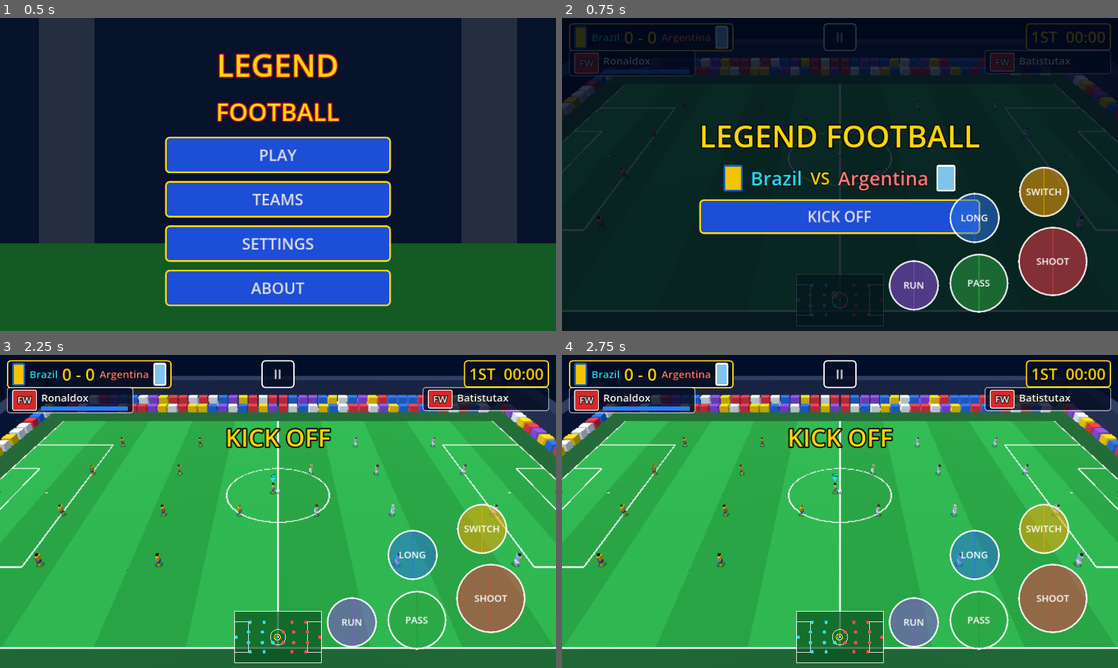
Above: before the commit, frames 1-4 (two rows, left to right).
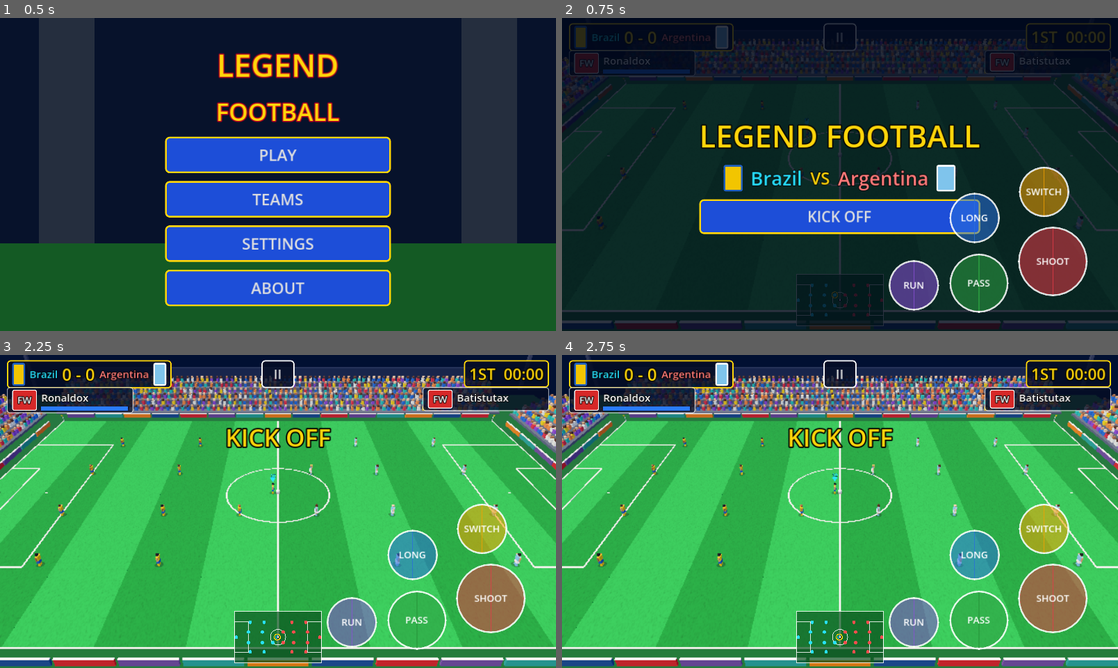
Above: after the commit, the same moments.

Repository: saaalk455-blip/Legend-Football-
Game: Godot game, scene res://scenes/main_menu.tscn
Two runs of this game, one before a commit and one after it. Both use one fixed random seed, a clock stepped at 60 frames per second and the inputs below.
Inputs:
- Up to frame 1 (0.5 s): no input
- Up to frame 2 (0.75 s): click "PLAY" at 0.5 s
- Up to frame 3 (2.25 s): click "II" at 1.25 s; click "KICK OFF" at 2 s
- Up to frame 4 (2.75 s): no input

Frame 1 is identical in both runs. In frame 2, 3.8% of the frame differs, in the area x 0-100%, y 6-100%; in frame 3, 15%, in the area x 0-100%, y 0-100%; in frame 4, 15%.

Commit message:
Graphics: stadium with tiered animated crowd, ad boards, flags, floodlights, textured grass, filmic tonemap
Co-Authored-By: Claude Sonnet 5.5 <noreply@anthropic.com>
Claude-Session: https://claude.ai/code/session_017XVsjNCat4JJGNMQ9QTcfi

Diff:
--- a/scripts/game.gd
+++ b/scripts/game.gd
@@ -76,6 +76,7 @@
 var last_touch_name := ""
 var cam_z := 0.0
 var sfx: Sfx
+var stadium: Stadium
 var _running := false
 
 # match flow
@@ -190,11 +191,19 @@
 	e.ambient_light_source = Environment.AMBIENT_SOURCE_COLOR
 	e.ambient_light_color = Color(0.7, 0.72, 0.85)
 	e.ambient_light_energy = 0.6
+	e.tonemap_mode = Environment.TONE_MAPPER_FILMIC
+	e.fog_enabled = true
+	e.fog_light_color = Color("0b1a3a")
+	e.fog_density = 0.0025
 	env.environment = e
 	add_child(env)
 	var sun := DirectionalLight3D.new()
 	sun.rotation_degrees = Vector3(-60, 25, 0)
-	sun.light_energy = 0.9
+	sun.light_energy = 1.0
+	sun.light_color = Color("fff1d6")
+	if Global.quality >= 2:
+		sun.shadow_enabled = true
+		sun.directional_shadow_max_distance = 110.0
 	add_child(sun)
 
 
@@ -202,8 +211,9 @@
 	var bands := 10
 	var band_len := PITCH_L / bands
 	for i in bands:
-		var c := Color("1f9d3a") if i % 2 == 0 else Color("27b046")
-		_box(Vector3(PITCH_W, 0.1, band_len), Vector3(0, -0.05, -HALF_L + band_len * (i + 0.5)), c)
+		var c := Color("1c9236") if i % 2 == 0 else Color("2cb64a")
+		var band := _box(Vector3(PITCH_W, 0.1, band_len), Vector3(0, -0.05, -HALF_L + band_len * (i + 0.5)), c)
+		band.material_override = Stadium.grass_material(c)
 	_box(Vector3(PITCH_W + 40, 0.1, PITCH_L + 40), Vector3(0, -0.2, 0), Color("14602a"))
 
 	var white := Color("f2f2f2")
@@ -250,23 +260,9 @@
 		_net(Vector3(0.05, GOAL_H, 2.0), Vector3(-GOAL_W / 2.0, GOAL_H / 2.0, gz + s * 1.0))
 		_net(Vector3(0.05, GOAL_H, 2.0), Vector3(GOAL_W / 2.0, GOAL_H / 2.0, gz + s * 1.0))
 		_net(Vector3(GOAL_W, 0.05, 2.0), Vector3(0, GOAL_H, gz + s * 1.0))
-	# Simple crowd: coloured blocks around the pitch
-	var rng := RandomNumberGenerator.new()
-	rng.seed = 7
-	var cols := [Color("e63946"), Color("ffd60a"), Color("2a6fdb"), Color("f1faee"), Color("8a4fd6")]
-	for i in 42:
-		var z := -HALF_L + (PITCH_L * i / 41.0)
-		for row in 2:
-			for sx in [-1, 1]:
-				_box(Vector3(2.0, 1.6 + row * 1.2, 2.2), Vector3(sx * (HALF_W + 6.0 + row * 2.4), 1.0 + row * 1.0, z), cols[rng.randi() % cols.size()])
-	for i in 26:
-		var x := -HALF_W - 6.0 + (PITCH_W + 12.0) * float(i) / 25.0
-		for sz in [-1, 1]:
-			_box(Vector3(2.4, 1.6, 2.2), Vector3(x, 1.0, sz * (HALF_L + 6.0)), cols[rng.randi() % cols.size()])
-	for sx in [-1, 1]:
-		_box(Vector3(4.0, 7.0, PITCH_L + 10), Vector3(sx * (HALF_W + 12.0), 3.5, 0), Color("22304f"))
-	for sz in [-1, 1]:
-		_box(Vector3(PITCH_W + 24.0, 6.0, 4.0), Vector3(0, 3.0, sz * (HALF_L + 9.5)), Color("22304f"))
+	stadium = Stadium.new()
+	add_child(stadium)
+	stadium.build(HALF_W, HALF_L)
 
 
 func _build_teams() -> void:
@@ -878,6 +874,7 @@
 	var who := last_touch_name
 	if last_touch_team != scorer:
 		who = "OWN GOAL"
+	stadium.excite = 1.0
 	hud.set_score(score[0], score[1])
 	hud.message("GOAL!", 3.0, true, who)
 	sfx.play("whistle")
--- /dev/null
+++ b/scripts/stadium.gd
@@ -0,0 +1,176 @@
+class_name Stadium
+extends Node3D
+## Procedural stadium: tiered stands with a MultiMesh crowd, advertising
+## boards, corner flags and floodlight towers. No external assets.
+## Only a handful of draw calls, so it stays cheap on mid-range phones.
+
+var half_w := 34.0
+var half_l := 52.5
+var excite := 0.0                  # 0 calm .. 1 goal celebration
+var _crowd_nodes: Array = []
+var _t := 0.0
+
+static var _grass_tex: ImageTexture
+
+
+static func grass_material(c: Color) -> StandardMaterial3D:
+	if _grass_tex == null:
+		var rng := RandomNumberGenerator.new()
+		rng.seed = 11
+		var img := Image.create(64, 64, false, Image.FORMAT_RGB8)
+		for y in 64:
+			for x in 64:
+				var v := 0.90 + rng.randf() * 0.2
+				if rng.randf() < 0.04:
+					v -= 0.12
+				img.set_pixel(x, y, Color(v, v, v))
+		_grass_tex = ImageTexture.create_from_image(img)
+	var m := StandardMaterial3D.new()
+	m.albedo_color = c
+	m.albedo_texture = _grass_tex
+	m.uv1_scale = Vector3(14.0, 3.0, 1.0)
+	m.texture_filter = BaseMaterial3D.TEXTURE_FILTER_LINEAR_WITH_MIPMAPS
+	m.roughness = 1.0
+	return m
+
+
+func _mat(c: Color, emissive := false) -> StandardMaterial3D:
+	var m := StandardMaterial3D.new()
+	m.albedo_color = c
+	if emissive:
+		m.shading_mode = BaseMaterial3D.SHADING_MODE_UNSHADED
+	return m
+
+
+func _box(size: Vector3, pos: Vector3, c: Color, emissive := false) -> MeshInstance3D:
+	var mi := MeshInstance3D.new()
+	var bm := BoxMesh.new()
+	bm.size = size
+	mi.mesh = bm
+	mi.material_override = _mat(c, emissive)
+	mi.position = pos
+	mi.cast_shadow = GeometryInstance3D.SHADOW_CASTING_SETTING_OFF
+	add_child(mi)
+	return mi
+
+
+func build(p_half_w: float, p_half_l: float) -> void:
+	half_w = p_half_w
+	half_l = p_half_l
+	_build_stands()
+	_build_boards()
+	_build_flags()
+	_build_floodlights()
+
+
+func _build_stands() -> void:
+	var rng := RandomNumberGenerator.new()
+	rng.seed = 7
+	var shirt_cols := [Color("e63946"), Color("ffd60a"), Color("2a6fdb"), Color("f1faee"),
+		Color("8a4fd6"), Color("ff8c42"), Color("2ec4b6")]
+	var skins := [Color("f1c8a0"), Color("d9a578"), Color("a8714a"), Color("5b3a24")]
+	var body_mesh := BoxMesh.new()
+	body_mesh.size = Vector3(0.9, 0.9, 0.6)
+	var head_mesh := BoxMesh.new()
+	head_mesh.size = Vector3(0.5, 0.5, 0.5)
+	# Each stand: [origin, along-axis, depth-axis, length]; tiers climb away from the pitch.
+	var stands := [
+		[Vector3(half_w + 6.0, 0.0, 0.0), Vector3(0, 0, 1), Vector3(1, 0, 0), 2.0 * half_l + 8.0],
+		[Vector3(-half_w - 6.0, 0.0, 0.0), Vector3(0, 0, 1), Vector3(-1, 0, 0), 2.0 * half_l + 8.0],
+		[Vector3(0.0, 0.0, half_l + 7.0), Vector3(1, 0, 0), Vector3(0, 0, 1), 2.0 * half_w + 8.0],
+		[Vector3(0.0, 0.0, -half_l - 7.0), Vector3(1, 0, 0), Vector3(0, 0, -1), 2.0 * half_w + 8.0],
+	]
+	for st in stands:
+		var origin: Vector3 = st[0]
+		var along: Vector3 = st[1]
+		var depth: Vector3 = st[2]
+		var length: float = st[3]
+		var tiers := 6
+		var per_row := int(length / 1.3)
+		var body_mm := MultiMesh.new()
+		body_mm.transform_format = MultiMesh.TRANSFORM_3D
+		body_mm.use_colors = true
+		body_mm.mesh = body_mesh
+		body_mm.instance_count = tiers * per_row
+		var head_mm := MultiMesh.new()
+		head_mm.transform_format = MultiMesh.TRANSFORM_3D
+		head_mm.use_colors = true
+		head_mm.mesh = head_mesh
+		head_mm.instance_count = tiers * per_row
+		var idx := 0
+		for t in tiers:
+			var step_h := 0.5 + t * 0.9
+			var d := depth * (t * 1.9)
+			# concrete step
+			var sc := origin + d + Vector3(0, step_h * 0.5 - 0.1, 0)
+			var sz := Vector3(1.9, step_h, length) if absf(along.z) > 0.5 else Vector3(length, step_h, 1.9)
+			_box(sz, sc, Color("5a6376") if t % 2 == 0 else Color("4d566a"))
+			for k in per_row:
+				var a := -length * 0.5 + (k + 0.5) * (length / per_row) + rng.randf_range(-0.2, 0.2)
+				var pos := origin + d + along * a + Vector3(0, step_h + 0.45, 0)
+				body_mm.set_instance_transform(idx, Transform3D(Basis(), pos))
+				body_mm.set_instance_color(idx, shirt_cols[rng.randi() % shirt_cols.size()])
+				head_mm.set_instance_transform(idx, Transform3D(Basis(), pos + Vector3(0, 0.7, 0)))
+				head_mm.set_instance_color(idx, skins[rng.randi() % skins.size()])
+				idx += 1
+		for mm in [body_mm, head_mm]:
+			var mi := MultiMeshInstance3D.new()
+			mi.multimesh = mm
+			var m := StandardMaterial3D.new()
+			m.vertex_color_use_as_albedo = true
+			mi.material_override = m
+			mi.cast_shadow = GeometryInstance3D.SHADOW_CASTING_SETTING_OFF
+			add_child(mi)
+			_crowd_nodes.append(mi)
+		# back wall
+		var wall_pos := origin + depth * (tiers * 1.9 + 0.6) + Vector3(0, 4.0, 0)
+		var wall_sz := Vector3(0.6, 8.0, length) if absf(along.z) > 0.5 else Vector3(length, 8.0, 0.6)
+		_box(wall_sz, wall_pos, Color("22304f"))
+
+
+func _build_boards() -> void:
+	var cols := [Color("d62828"), Color("1d4e89"), Color("f77f00"), Color("2a9d8f"), Color("6a4c93")]
+	var n := 0
+	var x_off := half_w + 2.2
+	var z_off := half_l + 2.2
+	var seg := 7.0
+	var cnt_l := int((2.0 * half_l) / seg)
+	for i in cnt_l:
+		var z := -half_l + seg * (i + 0.5) + (2.0 * half_l - seg * cnt_l) * 0.5
+		for sx in [-1, 1]:
+			_box(Vector3(0.3, 1.0, seg - 0.4), Vector3(sx * x_off, 0.5, z), cols[(i + n) % cols.size()])
+			_box(Vector3(0.32, 0.12, seg - 0.4), Vector3(sx * x_off, 1.0, z), Color("f4f4f4"))
+	var cnt_w := int((2.0 * half_w) / seg)
+	for i in cnt_w:
+		var x := -half_w + seg * (i + 0.5) + (2.0 * half_w - seg * cnt_w) * 0.5
+		for sz in [-1, 1]:
+			_box(Vector3(seg - 0.4, 1.0, 0.3), Vector3(x, 0.5, sz * z_off), cols[(i + 2) % cols.size()])
+			_box(Vector3(seg - 0.4, 0.12, 0.32), Vector3(x, 1.0, sz * z_off), Color("f4f4f4"))
+
+
+func _build_flags() -> void:
+	for sx in [-1, 1]:
+		for sz in [-1, 1]:
+			var pos := Vector3(sx * half_w, 0.0, sz * half_l)
+			_box(Vector3(0.1, 1.6, 0.1), pos + Vector3(0, 0.8, 0), Color("f2f2f2"))
+			_box(Vector3(0.5, 0.35, 0.04), pos + Vector3(-sx * 0.25, 1.45, 0), Color("ffd60a"))
+
+
+func _build_floodlights() -> void:
+	for sx in [-1, 1]:
+		for sz in [-1, 1]:
+			var base := Vector3(sx * (half_w + 24.0), 0.0, sz * (half_l + 18.0))
+			_box(Vector3(0.8, 34.0, 0.8), base + Vector3(0, 17.0, 0), Color("39425a"))
+			for r in 3:
+				for c in 3:
+					_box(Vector3(1.2, 1.0, 0.4), base + Vector3((c - 1) * 1.5, 34.0 + r * 1.2, 0), Color("fffbe0"), true)
+
+
+func _process(delta: float) -> void:
+	_t += delta
+	excite = maxf(excite - delta * 0.35, 0.0)
+	var amp := 0.04 + excite * 0.35
+	var spd := 2.0 + excite * 9.0
+	for i in _crowd_nodes.size():
+		var n: Node3D = _crowd_nodes[i]
+		n.position.y = absf(sin(_t * spd + float(i / 2) * 1.7)) * amp
